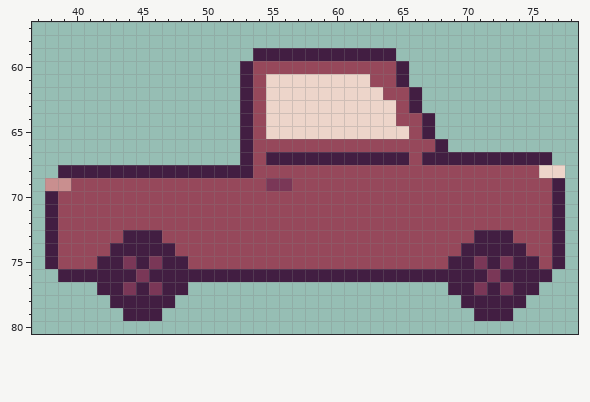
One commit to this pixel-art file: assets/cars/car-1.aseprite. The picture above is the old version.
128x128 pixels, 1 frame. Shown: x 37..78, y 57..80.
After:
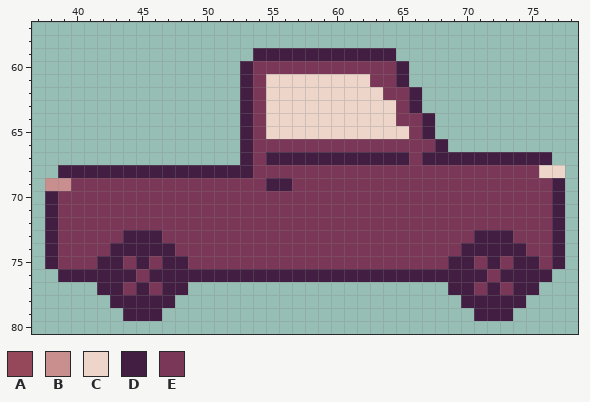
Palette (. is transparent): A #96485b  B #c98f8f  C #edd5ca  D #421e42  E #7a3757
Changes in this commit:
Layer "car-1":
The author changed colour E to colour D in row 69 at x 55 to 56.
The author changed colour A to colour E in row 60 at x 54 to 64; in row 61 at x 54 and 63 to 64; in row 62 at x 54 and 64 to 65; in row 63 at x 54 and 65; in row 64 at x 54 and 65 to 66; in row 65 at x 54 and 66.
The author changed colour A to colour E in row 66 at x 54 to 67; in row 67 at x 54 and 66; in row 68 at x 54 to 75; in row 69 at x 40 to 54 and 57 to 76; in rows 70 to 72 at x 39 to 76; in row 73 at x 39 to 43, 47 to 70 and 74 to 76.
The author changed colour A to colour E in row 74 at x 39 to 42, 48 to 69 and 75 to 76; in row 75 at x 39 to 41, 49 to 68 and 76.
Boxes around the changes in both pictures, in picture pixels (x1, y1, x2, y2):
changed: (58, 61, 552, 269)
